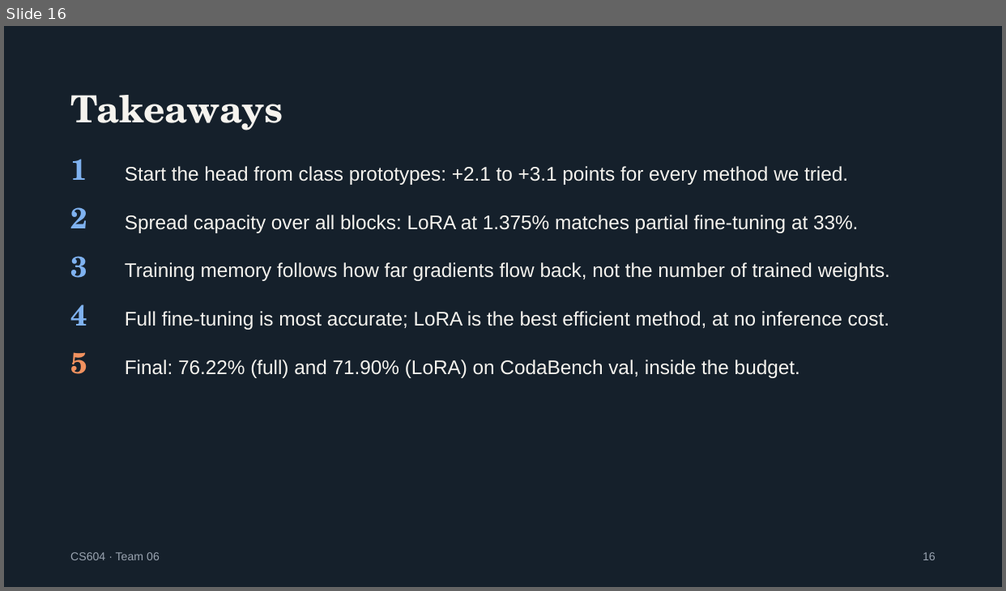
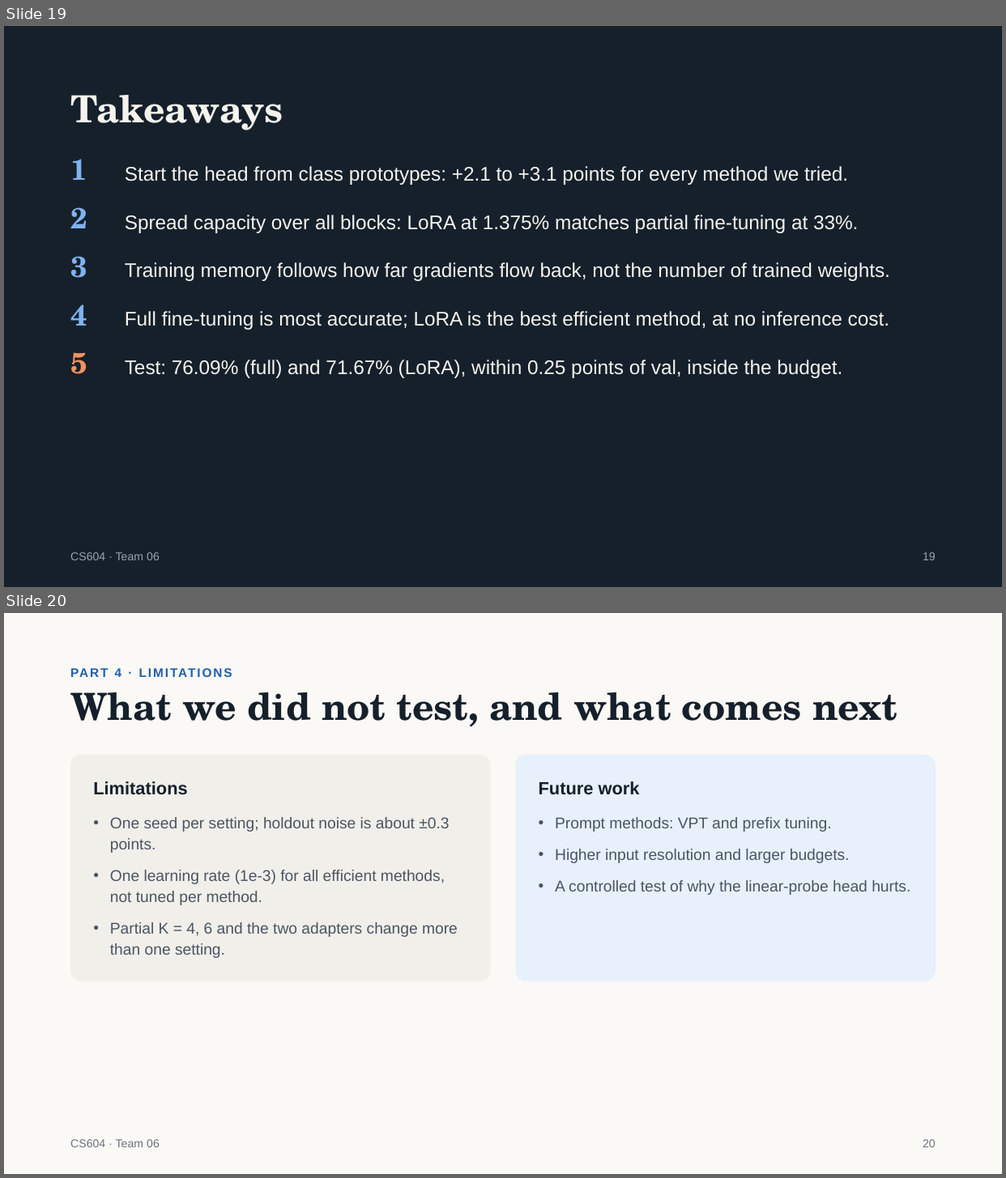
Before and after one commit to jiaobuchong/deep-cv, a slide deck: cs604_team06_slides.pptx. Shown one above the other, each under a label of ours: slide 16 before the commit, slides 19 and 20 after it. The pictures are 1006x591 and 1006x1178 pixels, drawn with LibreOffice and Linux fonts; fonts in the diff are those of the drawing. Boxes give left, top, right and bottom in pixels: in the first picture for what was removed or moved away, otherwise in the second. Text is boxed around its words. In the diff, an @@ line names an element or a change of style, - is before the commit and + after.

```diff
--- a/cs604_team06_slides.pptx
+++ b/cs604_team06_slides.pptx
@@ slide 20 added at <box>4,613,1002,1174</box>, background #FAF9F6 @@
@@ text added at <box>115,668,122,677</box>, 12 pt, text #1F5FAD, bold @@
+PART 4 · LIMITATIONS
@@ title added at <box>70,692,897,727</box>, 36 pt, text #15202B, bold @@
+What we did not test, and what comes next
@@ rounded rectangle added at <box>70,755,491,982</box>, fill #F1EFEA @@
@@ rounded rectangle added at <box>515,755,936,982</box>, fill #E7F0FB @@
@@ text added at <box>93,781,187,795</box>, 17 pt, text #15202B, bold @@
+Limitations
@@ text added at <box>539,781,640,795</box>, 17 pt, text #15202B, bold @@
+Future work
@@ text added at <box>110,817,458,958</box>, 15 pt, text #4A5563 @@
+• One seed per setting; holdout noise is about ±0.3 points.
+• One learning rate (1e-3) for all efficient methods, not tuned per method.
+• Partial K = 4, 6 and the two adapters change more than one setting.
@@ text added at <box>555,817,910,895</box>, 15 pt, text #4A5563 @@
+• Prompt methods: VPT and prefix tuning.
+• Higher input resolution and larger budgets.
+• A controlled test of why the linear-probe head hurts.
@@ text added at <box>70,1139,160,1148</box>, 11 pt, text #6B7280 @@
+CS604 · Team 06
@@ text added at <box>923,1139,936,1148</box>, 11 pt, text #6B7280 @@
+20
@@ what was slide 16 is now slide 19 @@
@@ slide 19 changed as well @@
@@ text at <box>125,360,842,378</box>: text changed @@
-Final: 76.22% (full) and 71.90% (LoRA) on CodaBench val, inside the budget.
+Test: 76.09% (full) and 71.67% (LoRA), within 0.25 points of val, inside the budget.
```
Also in this commit, not shown: 17 other slides changed, 4 other slides added, 1 slide removed, 51 other files.
